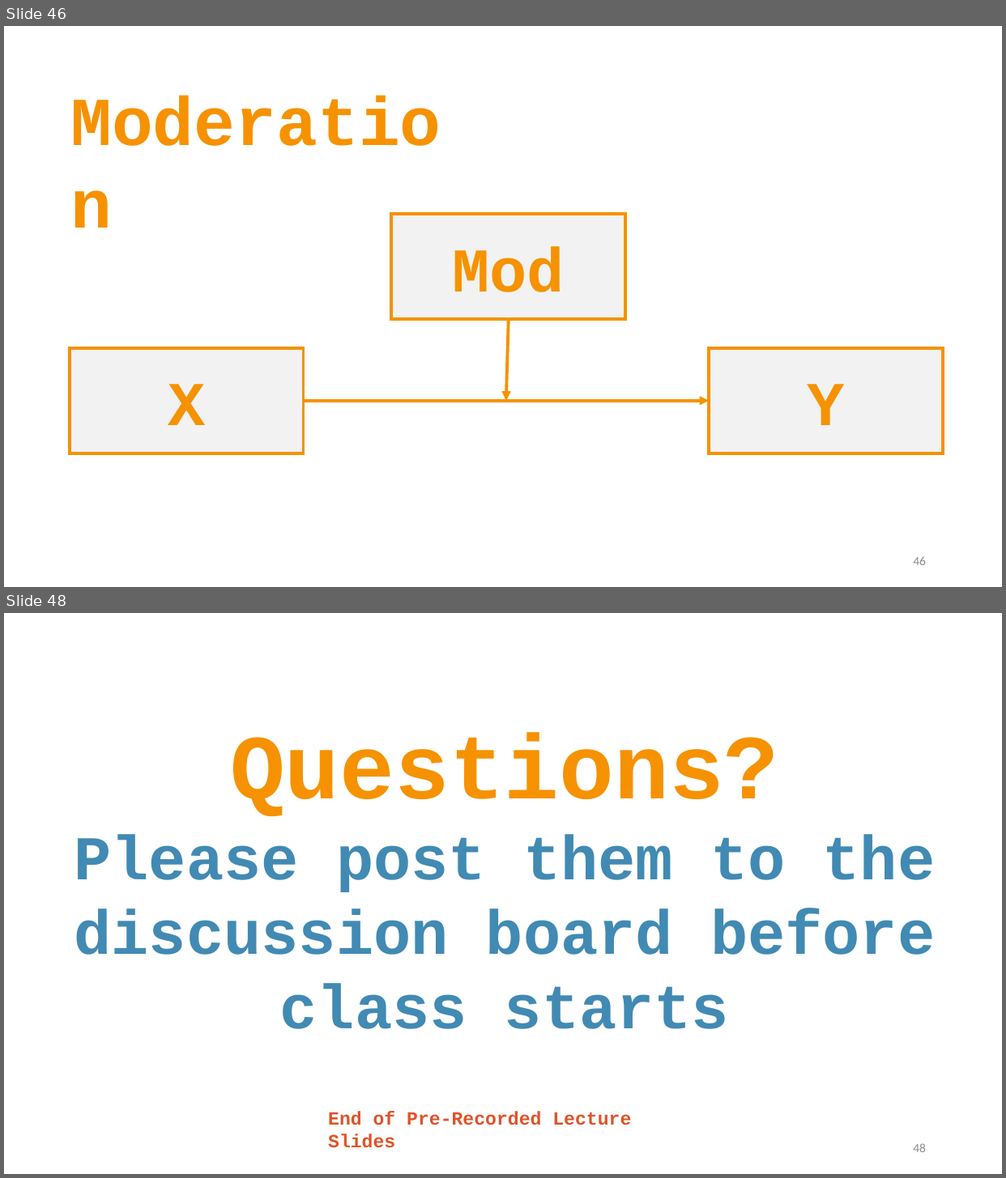
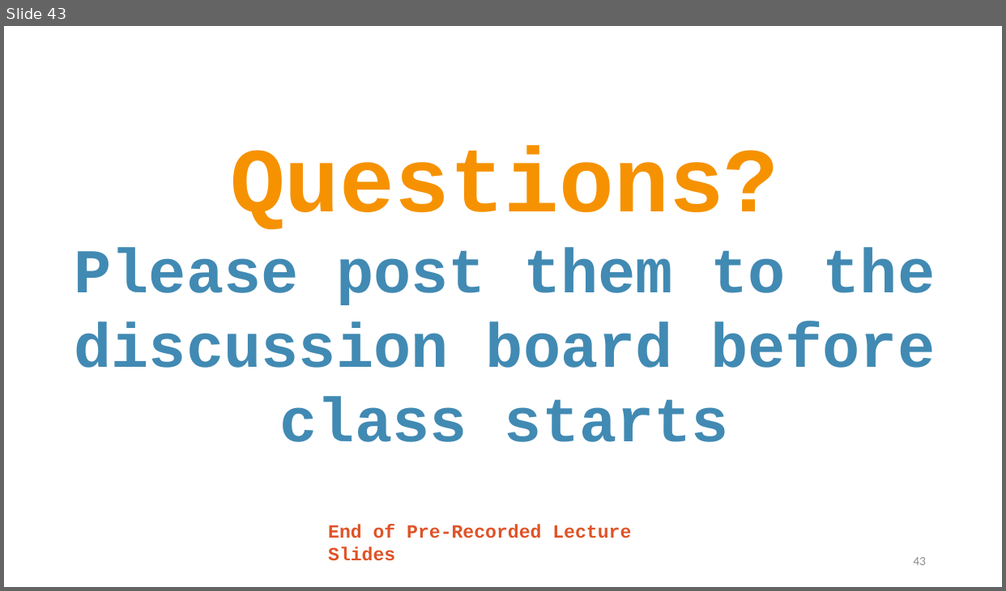
Before and after one commit to TysonStanley/EDU-6050, a slide deck: Slides/13_EDUC_6050_2018.pptx. Shown one above the other, each under a label of ours: slides 46 and 48 before the commit, slide 43 after it; the slides between them are not shown. The pictures are 1006x1178 and 1006x591 pixels, drawn with LibreOffice and Linux fonts; fonts in the diff are those of the drawing. Boxes give left, top, right and bottom in pixels: in the first picture for what was removed or moved away, otherwise in the second. Text is boxed around its words. In the diff, an @@ line names an element or a change of style, - is before the commit and + after.

```diff
--- a/Slides/13_EDUC_6050_2018.pptx
+++ b/Slides/13_EDUC_6050_2018.pptx
@@ slide 46 removed at [4, 26, 1002, 587], background #FFFFFF @@
@@ text removed at [63, 74, 459, 165] @@
-Moderation
@@ rectangle removed at [392, 214, 626, 319] @@
-Mod
@@ arrow removed from (509, 319) to (506, 401) @@
@@ rectangle removed at [69, 348, 304, 454] @@
-X
@@ rectangle removed at [710, 348, 944, 454] @@
-Y
@@ arrow removed from (304, 401) to (710, 401) @@
@@ page number removed at [913, 557, 926, 565] @@
-46
@@ what was slide 48 is now slide 43 @@
@@ page number at [913, 557, 926, 565]: text changed @@
-48
+43
```
Also in this commit, not shown: 4 other slides removed, 2 other files.
